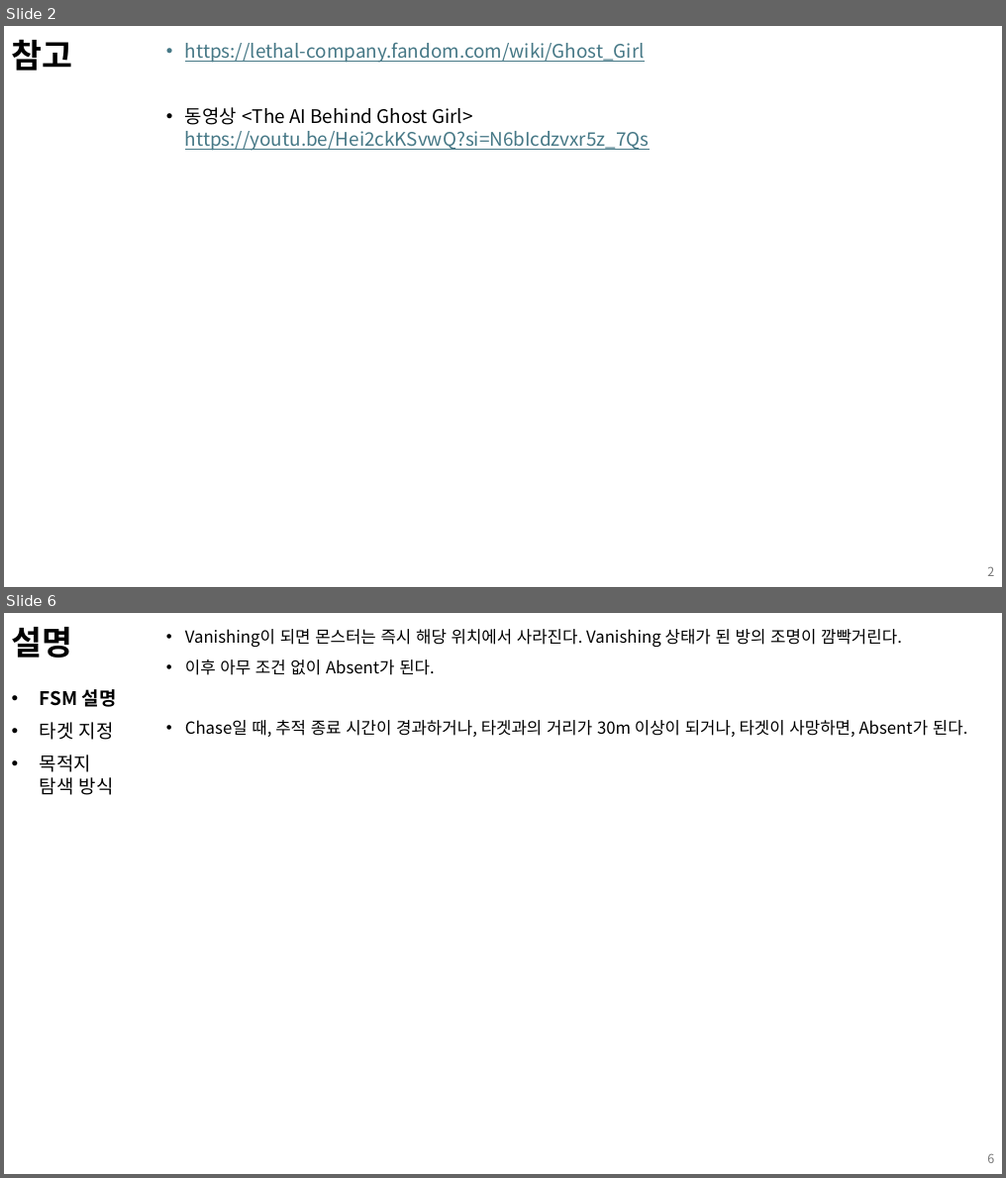
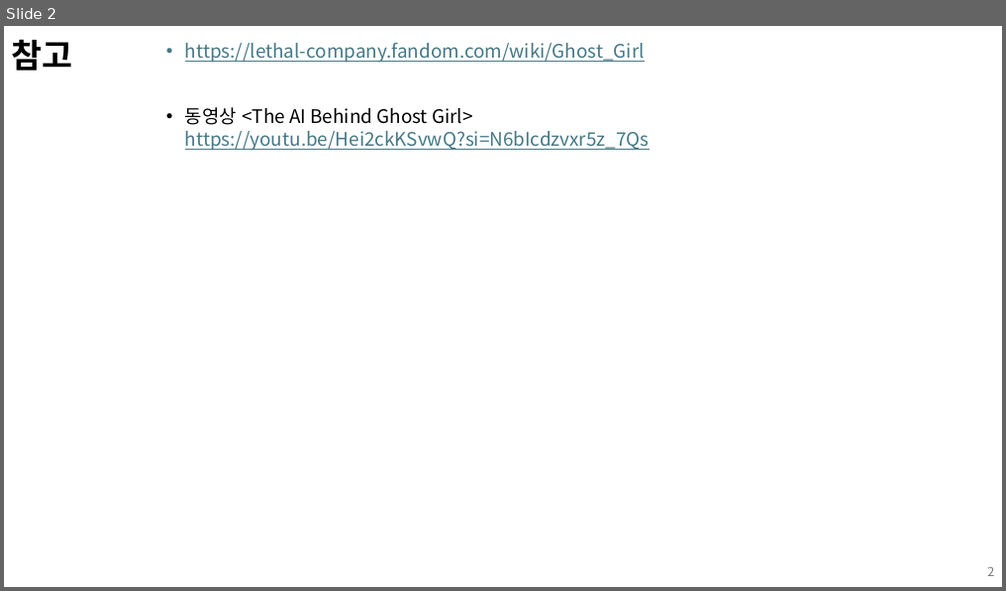
Before and after one commit to kimi5231/B1A2_project, a slide deck: 기획/몬스터 기획서_Ghost.pptx. Shown one above the other, each under a label of ours: slides 2 and 6 before the commit, slide 2 after it; the slides between them are not shown. The pictures are 1006x1178 and 1006x591 pixels, drawn with LibreOffice and Linux fonts; fonts in the diff are those of the drawing. Boxes give left, top, right and bottom in pixels: in the first picture for what was removed or moved away, otherwise in the second. Text is boxed around its words. In the diff, an @@ line names an element or a change of style, - is before the commit and + after.

```diff
--- a/기획/몬스터 기획서_Ghost.pptx
+++ b/기획/몬스터 기획서_Ghost.pptx
@@ slide 6 removed at [4, 613, 1002, 1174], background #FFFFFF @@
@@ title removed at [12, 627, 73, 658] @@
-설명
@@ text removed at [185, 629, 968, 737] @@
-• Vanishing이 되면 몬스터는 즉시 해당 위치에서 사라진다. Vanishing 상태가 된 방의 조명이 깜빡거린다.
-• 이후 아무 조건 없이 Absent가 된다.
-• Chase일 때, 추적 종료 시간이 경과하거나, 타겟과의 거리가 30m 이상이 되거나, 타겟이 사망하면, Absent가 된다.
@@ text removed at [40, 689, 117, 795] @@
-• FSM 설명
-• 타겟 지정
-• 목적지 탐색 방식
@@ page number removed at [987, 1154, 994, 1163] @@
-6
```
Also in this commit, not shown: 5 slides changed, 1 slide added, 1 other slide removed.
